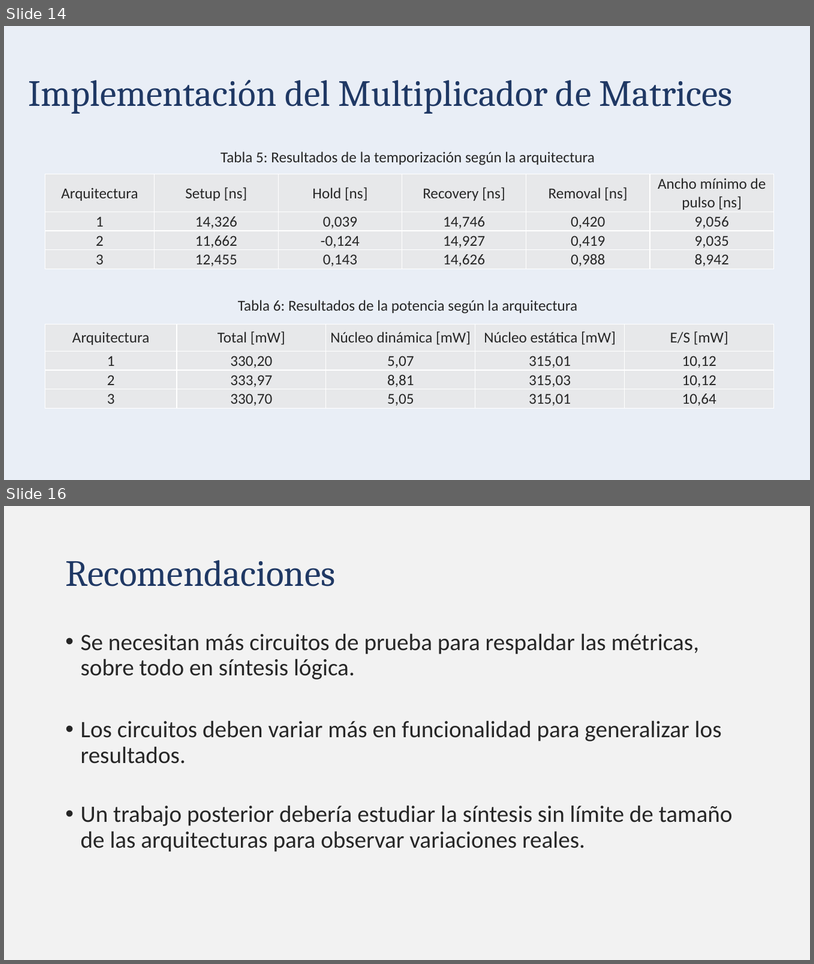
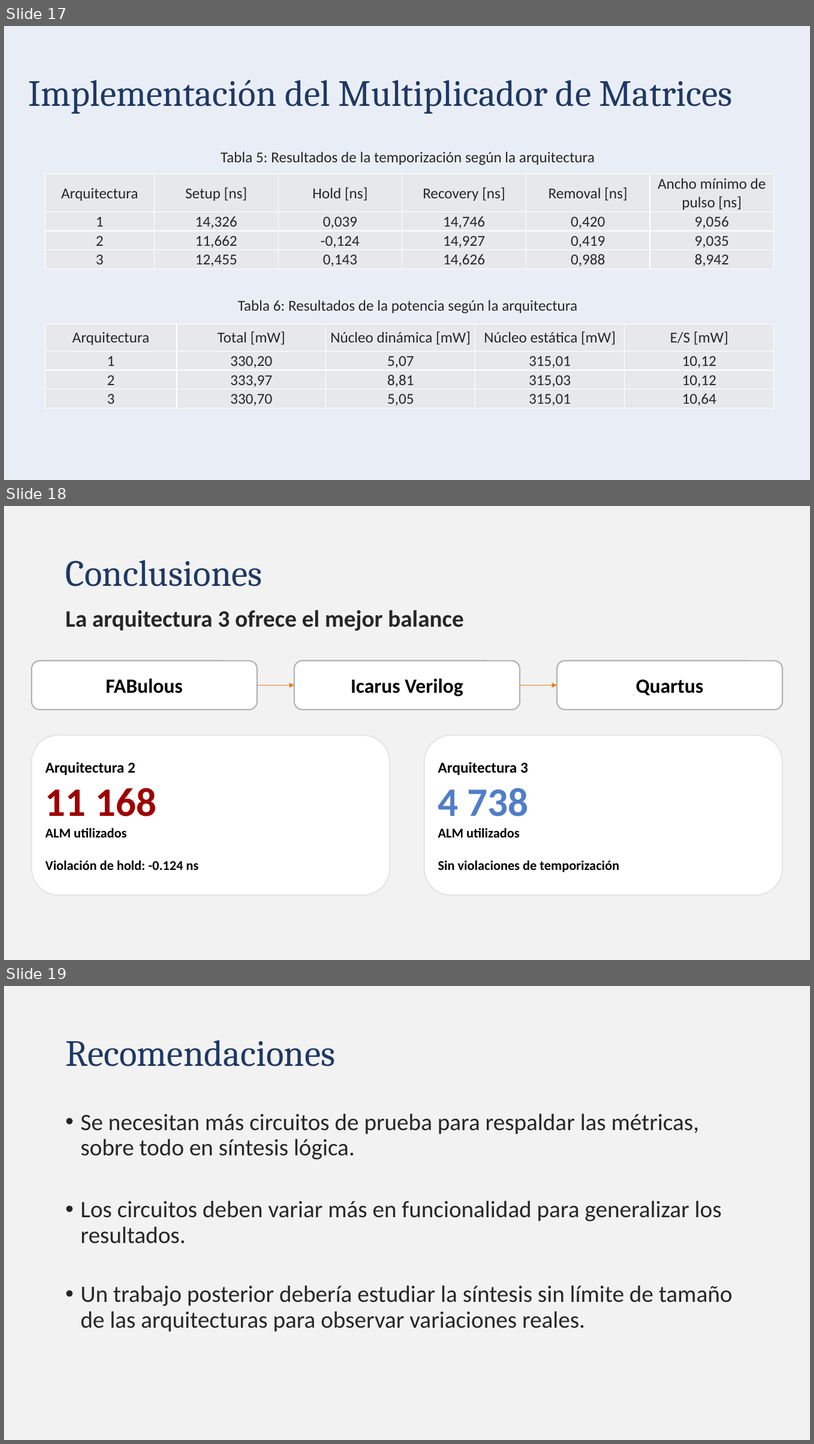
Before and after one commit to Lsandiquesada/TFG_Luis_Diego, a slide deck: Implementacion prueba de concepto FPGA Final.pptx. Shown one above the other, each under a label of ours: slides 14 and 16 before the commit, slides 17, 18 and 19 after it; the slides between them are not shown. The pictures are 814x964 and 814x1444 pixels, drawn with LibreOffice and Linux fonts; fonts in the diff are those of the drawing. Boxes give left, top, right and bottom in pixels: in the first picture for what was removed or moved away, otherwise in the second. Text is boxed around its words. In the diff, an @@ line names an element or a change of style, - is before the commit and + after.

```diff
--- a/Implementacion prueba de concepto FPGA Final.pptx
+++ b/Implementacion prueba de concepto FPGA Final.pptx
@@ slide 18 added at [4, 506, 810, 960], background #F2F2F2 @@
@@ title added at [65, 560, 263, 586], 44 pt, text #1F3864 @@
+Conclusiones
@@ text added at [65, 610, 464, 631], 28 pt, text #262626, bold @@
+La arquitectura 3 ofrece el mejor balance
@@ rounded rectangle added at [32, 661, 257, 710], fill #FFFFFF, outline #B2B2B2 1.5 pt, 24 pt, text #000000, bold @@
+FABulous
@@ rounded rectangle added at [294, 661, 520, 710], fill #FFFFFF, outline #B2B2B2 1.5 pt, 24 pt, text #000000, bold @@
+Icarus Verilog
@@ rounded rectangle added at [558, 661, 783, 710], fill #FFFFFF, outline #B2B2B2 1.5 pt, 24 pt, text #000000, bold @@
+Quartus
@@ arrow added from (257, 685) to (294, 685), #E5801B 0.5 pt @@
@@ arrow added from (520, 685) to (558, 685), #E5801B 0.5 pt @@
@@ rounded rectangle added at [32, 735, 390, 895], fill #FFFFFF, outline #E5E5E5 1.5 pt, 16 pt, text #000000, bold @@
+Arquitectura 2
+11 168
+ALM utilizados
+Violación de hold: -0.124 ns
@@ rounded rectangle added at [425, 735, 783, 895], fill #FFFFFF, outline #E5E5E5 1.5 pt, 16 pt, text #000000, bold @@
+Arquitectura 3
+4 738
+ALM utilizados
+Sin violaciones de temporización
@@ what was slide 14 is now slide 17 @@
@@ what was slide 16 is now slide 19 @@
```
Also in this commit, not shown: 5 slides changed, 6 other slides added, 3 slides removed.
